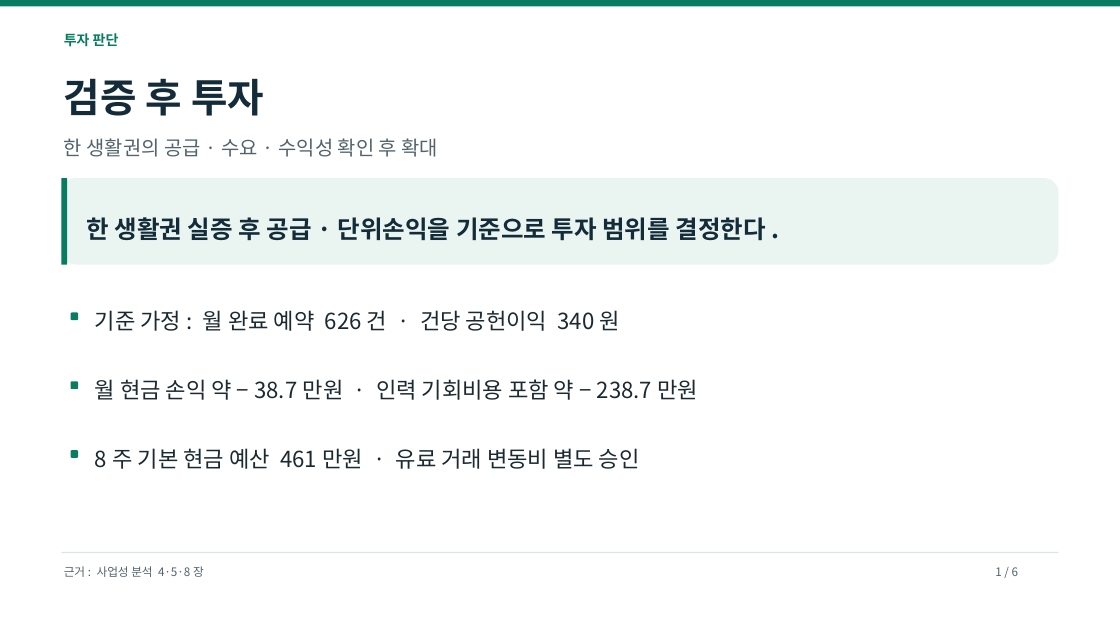
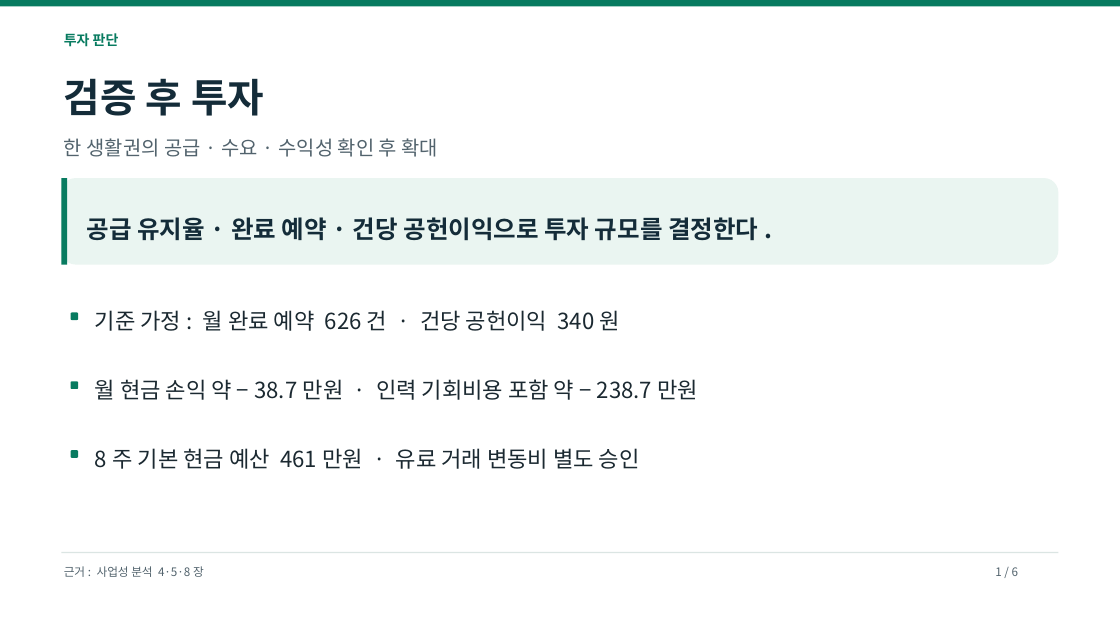
Before and after one commit to dohyunkimmm/footmate-case-study, a slide deck: slide 1 of src/case-study/downloads/footmate_strategy_p0_p2.pptx. Drawn at 1120x630 pixels with LibreOffice and Linux fonts; fonts in the diff are those of the drawing. Boxes give left, top, right and bottom in pixels: in the first picture for what was removed or moved away, otherwise in the second. Text is boxed around its words. In the diff, an @@ line names an element or a change of style, - is before the commit and + after.

Commit message:
copy: reconcile FootMate report and presentation wording
Align 15 legacy presentation-picker titles with their actual PowerPoint slides, unify section 02/08/09 and forecast terminology, remove a duplicated presentation-card headline, and simplify repeated new-strategy takeaways. Regenerate editable strategy PPTX from canonical web text. Keep original 15 PPTX slides, Excel, 9-section/31-table report and all financial calculations unchanged. Complete GitHub browser/slide/document QA (52/52) and Cloudflare preview passed.

```diff
--- a/src/case-study/downloads/footmate_strategy_p0_p2.pptx
+++ b/src/case-study/downloads/footmate_strategy_p0_p2.pptx
@@ text at (87,217,758,241): text changed @@
-한 생활권 실증 후 공급·단위손익을 기준으로 투자 범위를 결정한다.
+공급 유지율·완료 예약·건당 공헌이익으로 투자 규모를 결정한다.
```
Also in this commit, not shown: 1 other slide changed, 10 other files.
